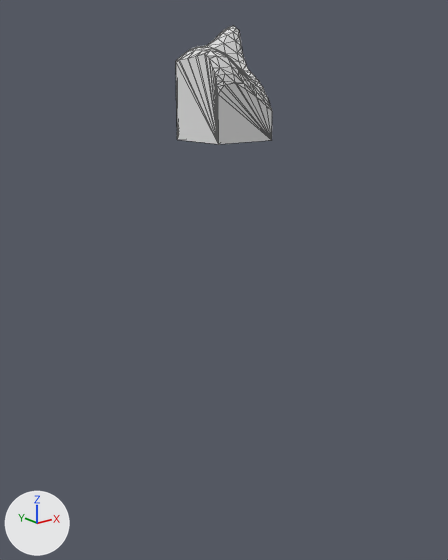
What one commit did to the glTF model assets/terrain/surface_pieces/surf_2_13.glb.
The view is the same before and after, from a 50 mm lens placed at (-127.1, 5.5, -16.1), pointed at (-97.2, 42.9, -31.1). Arrows for +X, +Y and +Z are at lower left; the lights stay in place. The first picture is the older version. Mesh edges are drawn as thin lines. Where no turn or scale is listed for an object, it has been applied to the vertices.

In view in the first picture: 'geometry_0'.
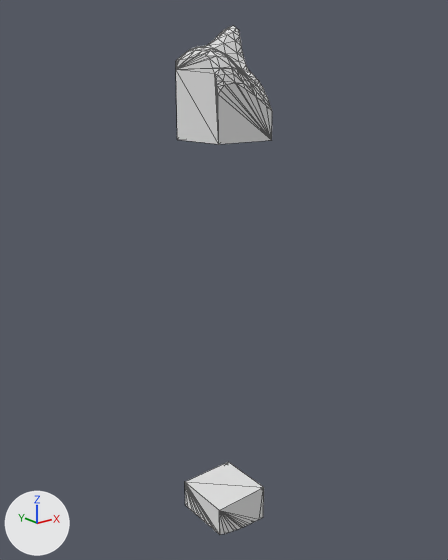
Edits to the bpy script that builds the scene:
```text
Add me_layer_8:
    me_layer_8.from_pydata(...)  # 82 vertices, 160 faces; spans x -100.0..-95.0, y 40.0..45.0, z -53.24..-50.0
Add ob_layer_8:
    ob_layer_8 = bpy.data.objects.new('layer_8', me_layer_8)
    ob_layer_8.location = (0.0, 0.0, 0.0)
```

Pixel boxes [x1, y1, x2, y2] of what changed, in the pictures (448 x 560 px):
'layer_8', added: after [185, 462, 264, 534]
'layer_0', unchanged, uncovered by the edit: after [176, 26, 249, 70]
